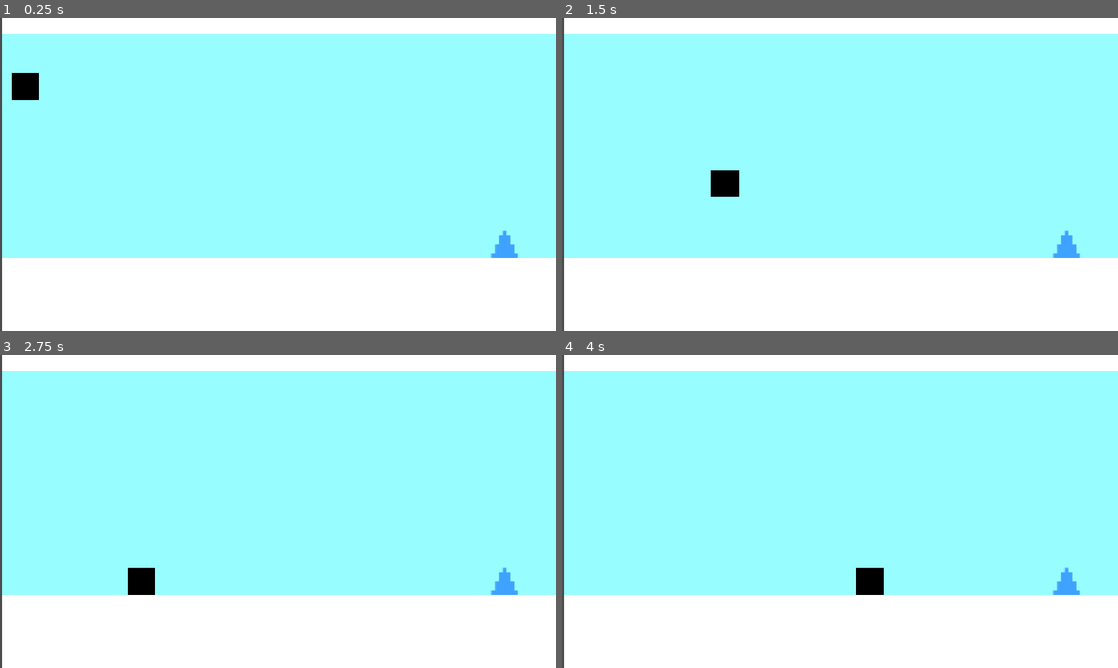
Above: before the commit, frames 1-4 (two rows, left to right).
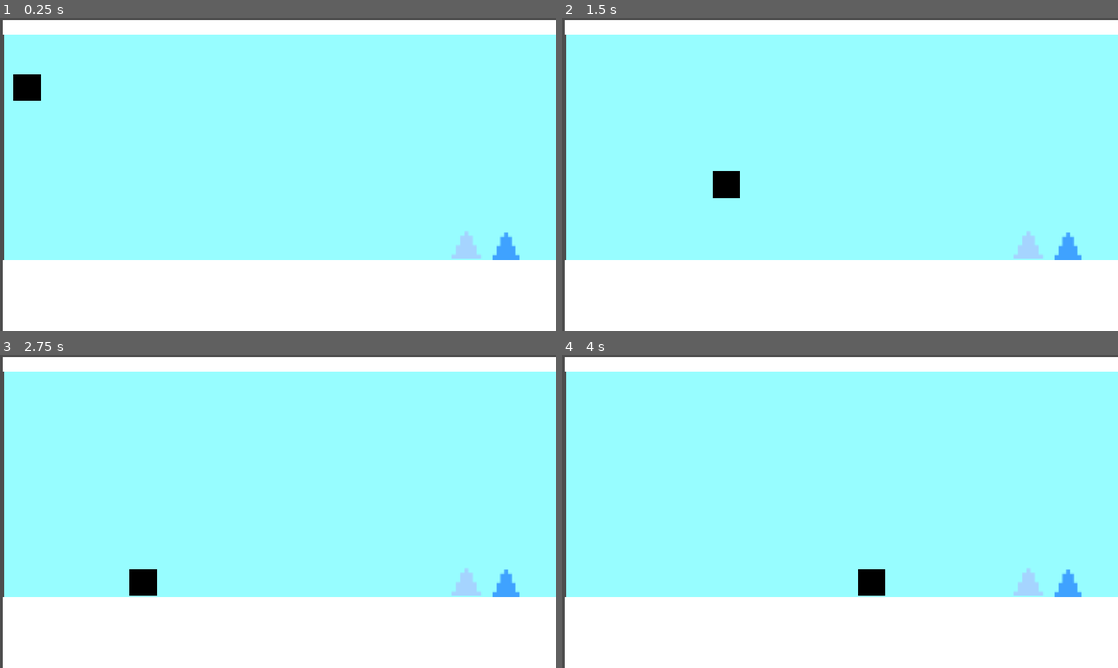
Above: after the commit, the same moments.

Repository: Pugman1XD/Hack-Haven-Bounce-Back
Game: Godot game, scene res://ROOM 2.tscn
Same seed, same stepped clock (60 frames per second), same inputs: the game is played once before the commit and once after it. This scene is started directly instead of the project's main scene.
Inputs:
- Up to frame 1 (0.25 s): no input
- Up to frame 2 (1.5 s): hold Right (right) from 0.53 s (still down); tap Up (up) at 0.6, 0.77, 1.07, 1.35 s
- Up to frame 3 (2.75 s): tap Up (up) at 1.52, 1.82, 2.1 s; release Right (right) at 2.03 s; hold Left (left) from 2.03 s (still down)
- Up to frame 4 (4 s): release Left (left) at 2.78 s; hold Right (right) from 2.78 s (still down); tap Up (up) at 2.85, 3.02, 3.32, 3.6, 3.77 s

The runs differ from the first frame. In frame 1, 2.3% of the frame differs, in the area x 0-100%, y 0-100%; in frame 2, 2.3%; in frame 3, 2.3%; in frame 4, 2.3%.

Commit message:
funny game

Diff:
--- a/hack-haven-bounce-back/ROOM 2.tscn
+++ b/hack-haven-bounce-back/ROOM 2.tscn
@@ -5,6 +5,8 @@
 [ext_resource type="Texture2D" uid="uid://dfvlutaeaw6rn" path="res://New Piskel (6).png" id="3_1jk0r"]
 [ext_resource type="Script" uid="uid://bb6l8n1tejfj7" path="res://character_body_2d.gd" id="3_n2ld8"]
 [ext_resource type="Texture2D" uid="uid://d10j1suui17vx" path="res://New Piskel (2).png" id="4_1jk0r"]
+[ext_resource type="Script" uid="uid://dpq5c60pjqho6" path="res://area_2d_2.gd" id="6_xtkwq"]
+[ext_resource type="Texture2D" uid="uid://owtlqunisj4x" path="res://New Piskel (5).png" id="7_0q883"]
 
 [sub_resource type="TileSetAtlasSource" id="TileSetAtlasSource_n2ld8"]
 texture = ExtResource("2_n2ld8")
@@ -27,10 +29,13 @@
 [sub_resource type="RectangleShape2D" id="RectangleShape2D_n2ld8"]
 size = Vector2(163.48581, 216.81862)
 
+[sub_resource type="RectangleShape2D" id="RectangleShape2D_g1csv"]
+size = Vector2(7.61903, 8.640018)
+
 [node name="Room2" type="Node2D" unique_id=938511047]
 
 [node name="Maxresdefault" type="Sprite2D" parent="." unique_id=1127058869]
-position = Vector2(580.00006, 325)
+position = Vector2(583.00006, 328)
 scale = Vector2(0.89921874, 0.89999986)
 texture = ExtResource("1_lsyva")
 
@@ -57,14 +62,30 @@
 [node name="Area2D" type="Area2D" parent="Maxresdefault" unique_id=136857388]
 position = Vector2(-499.87842, -304.44452)
 
+[node name="NewPiskel(6)" type="Sprite2D" parent="Maxresdefault/Area2D" unique_id=74107750]
+position = Vector2(1019.218, 440.00012)
+scale = Vector2(2.9191995, 3.4722238)
+texture = ExtResource("3_1jk0r")
+
 [node name="CollisionShape2D2" type="CollisionShape2D" parent="Maxresdefault/Area2D" unique_id=471571705]
 position = Vector2(1017, 475.25)
 scale = Vector2(0.11010091, 0.12222214)
 shape = SubResource("RectangleShape2D_n2ld8")
 
-[node name="NewPiskel(6)" type="Sprite2D" parent="Maxresdefault/Area2D/CollisionShape2D2" unique_id=74107750]
-position = Vector2(20.145508, -288.4087)
-scale = Vector2(26.513853, 28.409122)
-texture = ExtResource("3_1jk0r")
+[node name="Area2D2" type="Area2D" parent="Maxresdefault" unique_id=1756664101]
+position = Vector2(519.3396, 135.55563)
+scale = Vector2(2.9191995, 3.4722238)
+script = ExtResource("6_xtkwq")
+
+[node name="CollisionShape2D" type="CollisionShape2D" parent="Maxresdefault/Area2D2" unique_id=1316896174]
+position = Vector2(-31.61905, 9.7599945)
+scale = Vector2(0.9999999, 1)
+shape = SubResource("RectangleShape2D_g1csv")
+
+[node name="NewPiskel(5)" type="Sprite2D" parent="Maxresdefault/Area2D2/CollisionShape2D" unique_id=813824345]
+position = Vector2(-1.9047546, -10.399948)
+scale = Vector2(1.1034983, 1.0299996)
+texture = ExtResource("7_0q883")
 
 [connection signal="body_entered" from="Maxresdefault/Area2D" to="Maxresdefault/CharacterBody2D" method="_on_area_2d_body_entered"]
+[connection signal="body_exited" from="Maxresdefault/Area2D2" to="Maxresdefault/Area2D2" method="_on_body_exited"]
--- /dev/null
+++ b/hack-haven-bounce-back/area_2d_2.gd
@@ -0,0 +1,17 @@
+extends Area2D
+
+
+@export var value: int = 1
+func _on_body_entered(body: Node2D) -> void:
+# Check if the node that touched us is the player
+	if body.name == "Player": # Or check using a group like: if body.is_in_group("player"):
+	# Add score to the player if they have a score variable
+		if "score" in body:
+			body.score += value
+
+		#remove the coin from the game
+		queue_free()
+
+
+func _on_body_exited(body: Node2D) -> void:
+	pass # Replace with function body.
Binary file removed: hack-haven-bounce-back/New Piskel (4).png
Binary file added: hack-haven-bounce-back/New Piskel (5).png
Not shown, changed: hack-haven-bounce-back/New Piskel (5).png.import
Not shown, added: hack-haven-bounce-back/area_2d_2.gd.uid
